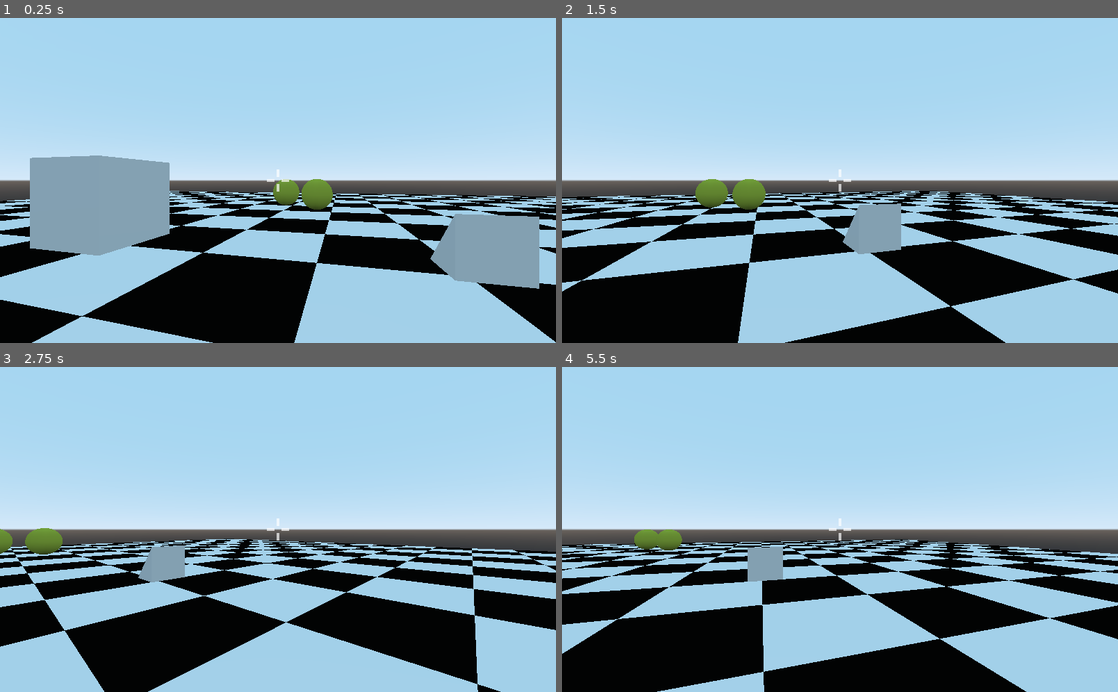
Above: before the commit, frames 1-4 (two rows, left to right).
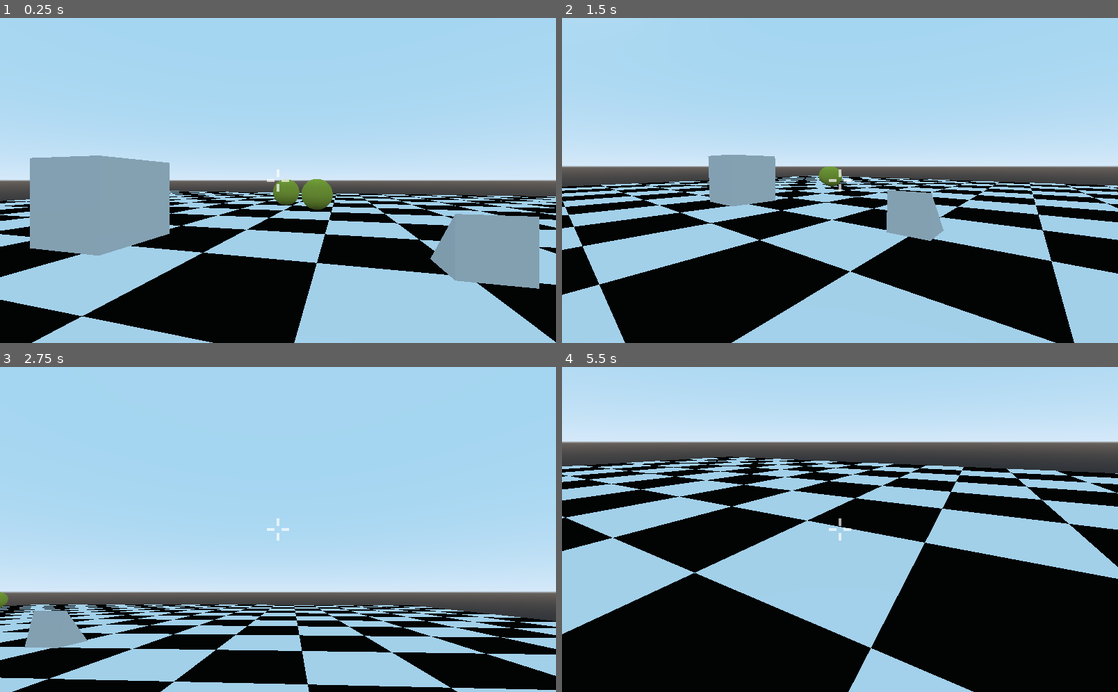
Above: after the commit, the same moments.

Repository: gilzoide/ggj2021
Game: Godot game, scene res://Teste-Gil.tscn
The game is run twice, just before and just after one commit, with the same random seed, the same clock (stepped at 60 frames per second) and the same inputs.
Inputs (mouse positions are in pixels of both pictures, inside the frame that each line leads up to):
- Up to frame 1 (0.25 s): no input
- Up to frame 2 (1.5 s): tap Enter at 0.5 s; move the mouse to (962, 164) at 0.52 s; hold D (move_right) 0.53-1.28 s; hold E (interact) 0.53-1.28 s; tap W (move_front) at 0.8, 1.35 s; move the mouse to (728, 196) at 1.27 s; hold S (move_back) from 1.28 s (still down)
- Up to frame 3 (2.75 s): click (166, 545) at 1.55 s; move the mouse to (333, 458) at 2.02 s; release S (move_back) at 2.03 s; press the mouse at (333, 458) at 2.03 s; hold D (move_right) from 2.03 s (still down); tap E (interact) at 2.3 s
- Up to frame 4 (5.5 s): move the mouse to (812, 594) at 2.77 s; release the mouse at (812, 594) at 2.78 s; tap E (interact) at 2.85, 4.55 s; tap W (move_front) at 3.05, 5.3 s; move the mouse to (1006, 578) at 3.52 s; release D (move_right) at 3.53 s; hold W (move_front) 3.53-4.28 s; hold A (move_left) 3.53-5.03 s; click (1006, 578) at 3.8 s; tap Escape (ui_cancel) at 4.15 s; move the mouse to (673, 480) at 4.27 s; click (673, 480) at 4.35 s; move the mouse to (867, 529) at 5.02 s; hold S (move_back) from 5.03 s (still down); hold E (interact) from 5.03 s (still down)

The runs differ from the first frame. In frame 1, less than 0.1% of the frame differs, in the area x 96-97%, y 95-96%; in frame 2, 30%; in frame 3, 43%; in frame 4, 57%, in the area x 0-100%, y 12-100%.

Commit message:
Sistema de movimento aprimorado; Movimento da câmera pelo mouse adicionado.

Diff:
--- a/src/Player/Player.gd
+++ b/src/Player/Player.gd
@@ -6,45 +6,70 @@
 export(float) var rotate_speed = 45
 export var gravity = Vector3.DOWN * 10
 var velocity = Vector3.ZERO
+var mouse_sensitivity = 0.002
+
+onready var camera = $Pivot/Camera
 
 var focused_interactable_object : Node = null
 onready var animation_player = $AnimationPlayer
 
 func _ready() -> void:
+	Input.set_mouse_mode(Input.MOUSE_MODE_CAPTURED)
 	set_process_input(true)
 	set_physics_process(true)
 
 func _physics_process(delta: float) -> void:
 	velocity += gravity * delta
 	get_input(delta)
-	velocity = move_and_slide(velocity, Vector3.UP)
+	velocity = move_and_slide(velocity, Vector3.UP, true)
 
 func _input(event: InputEvent) -> void:
+	if event is InputEventMouseMotion and Input.get_mouse_mode() == Input.MOUSE_MODE_CAPTURED:
+		rotate_y(-event.relative.x * mouse_sensitivity)
+		$Pivot.rotate_x(event.relative.y * mouse_sensitivity)
+		$Pivot.rotation.x = clamp($Pivot.rotation.x, -1.2, 1.2)
+
+	if event.is_action_pressed("any_click"):
+		if Input.get_mouse_mode() == Input.MOUSE_MODE_VISIBLE:
+			Input.set_mouse_mode(Input.MOUSE_MODE_CAPTURED)
+			get_tree().set_input_as_handled()
+
+	if event.is_action_pressed("camera_sensitivity_down"):
+		mouse_sensitivity /= 5
+		print("Camera sensitivity: " + str(mouse_sensitivity))
+
+	if event.is_action_pressed("camera_sensitivity_up"):
+		mouse_sensitivity *= 5
+		print("Camera sensitivity: " + str(mouse_sensitivity))
+
 	if event.is_action_pressed("interact", false):
 		try_interact()
 
-func get_input(delta):
-	var delta_rotation: float = 0
+	if event.is_action_pressed("ui_cancel"):
+		Input.set_mouse_mode(Input.MOUSE_MODE_VISIBLE)
+
+func get_input(_delta):
 	var vy = velocity.y
+	var animate: bool = false
 	velocity = Vector3.ZERO
+	if Input.is_action_pressed("move_front"):
+		velocity -= camera.global_transform.basis.z * speed
+		animate = true
+	if Input.is_action_pressed("move_back"):
+		velocity += camera.global_transform.basis.z * speed
+		animate = true
 	if Input.is_action_pressed("move_left"):
-		delta_rotation += rotate_speed
+		velocity -= camera.global_transform.basis.x * speed
+		animate = true
+		#delta_rotation += rotate_speed
 	if Input.is_action_pressed("move_right"):
-		delta_rotation -= rotate_speed
-	if delta_rotation:
-		rotate_y(deg2rad(delta_rotation * delta))
-
-	var movement: float = 0
-	if Input.is_action_pressed("move_front"):
-		velocity += transform.basis.z * speed
-		movement += 1
-	if Input.is_action_pressed("move_back"):
-		velocity += -transform.basis.z * speed
-		movement -= 1
+		velocity += camera.global_transform.basis.x * speed
+		animate = true
+		#delta_rotation -= rotate_speed
 
 	velocity.y = vy
 
-	if movement:
+	if animate:
 		animation_player.play("Moving")
 
 func try_interact():
@@ -58,7 +83,7 @@
 	if focused_interactable_object.has_signal("start_interactable"):
 		focused_interactable_object.emit_signal("start_interactable")
 
-func unfocus_object(body : Node) -> void:
+func unfocus_object(_body : Node) -> void:
 	if focused_interactable_object.has_signal("stop_interactable"):
 		focused_interactable_object.emit_signal("stop_interactable")
 	focused_interactable_object = null
--- a/src/Player/Player.tscn
+++ b/src/Player/Player.tscn
@@ -8,7 +8,7 @@
 [sub_resource type="Animation" id=2]
 resource_name = "Moving"
 tracks/0/type = "value"
-tracks/0/path = NodePath("Camera:translation")
+tracks/0/path = NodePath("Pivot/Camera:translation")
 tracks/0/interp = 1
 tracks/0/loop_wrap = true
 tracks/0/imported = false
@@ -25,9 +25,6 @@
 
 [node name="Player" type="KinematicBody"]
 script = ExtResource( 1 )
-
-[node name="Camera" type="Camera" parent="."]
-transform = Transform( -1, 0, -3.25841e-07, 0, 1, 0, 3.25841e-07, 0, -1, 0, 0, 0 )
 
 [node name="CollisionShape" type="CollisionShape" parent="."]
 transform = Transform( 1, 0, 0, 0, -1.62921e-07, -1, 0, 1, -1.62921e-07, 0, 0, 0 )
@@ -61,5 +58,10 @@
 __meta__ = {
 "_edit_use_anchors_": false
 }
+
+[node name="Pivot" type="Spatial" parent="."]
+
+[node name="Camera" type="Camera" parent="Pivot"]
+transform = Transform( -1, 0, -3.25841e-07, 0, 1, 0, 3.25841e-07, 0, -1, 0, 0, 0 )
 [connection signal="body_entered" from="InteractArea" to="." method="_on_InteractArea_body_entered"]
 [connection signal="body_exited" from="InteractArea" to="." method="_on_InteractArea_body_exited"]
--- a/src/project.godot
+++ b/src/project.godot
@@ -65,6 +65,23 @@
 , Object(InputEventJoypadButton,"resource_local_to_scene":false,"resource_name":"","device":0,"button_index":0,"pressure":0.0,"pressed":false,"script":null)
  ]
 }
+any_click={
+"deadzone": 0.5,
+"events": [ Object(InputEventMouseButton,"resource_local_to_scene":false,"resource_name":"","device":0,"alt":false,"shift":false,"control":false,"meta":false,"command":false,"button_mask":0,"position":Vector2( 0, 0 ),"global_position":Vector2( 0, 0 ),"factor":1.0,"button_index":1,"pressed":false,"doubleclick":false,"script":null)
+, Object(InputEventMouseButton,"resource_local_to_scene":false,"resource_name":"","device":0,"alt":false,"shift":false,"control":false,"meta":false,"command":false,"button_mask":0,"position":Vector2( 0, 0 ),"global_position":Vector2( 0, 0 ),"factor":1.0,"button_index":2,"pressed":false,"doubleclick":false,"script":null)
+, Object(InputEventMouseButton,"resource_local_to_scene":false,"resource_name":"","device":0,"alt":false,"shift":false,"control":false,"meta":false,"command":false,"button_mask":0,"position":Vector2( 0, 0 ),"global_position":Vector2( 0, 0 ),"factor":1.0,"button_index":3,"pressed":false,"doubleclick":false,"script":null)
+ ]
+}
+camera_sensitivity_down={
+"deadzone": 0.5,
+"events": [ Object(InputEventKey,"resource_local_to_scene":false,"resource_name":"","device":0,"alt":false,"shift":false,"control":false,"meta":false,"command":false,"pressed":false,"scancode":16777347,"unicode":0,"echo":false,"script":null)
+ ]
+}
+camera_sensitivity_up={
+"deadzone": 0.5,
+"events": [ Object(InputEventKey,"resource_local_to_scene":false,"resource_name":"","device":0,"alt":false,"shift":false,"control":false,"meta":false,"command":false,"pressed":false,"scancode":16777349,"unicode":0,"echo":false,"script":null)
+ ]
+}
 
 [layer_names]
 
